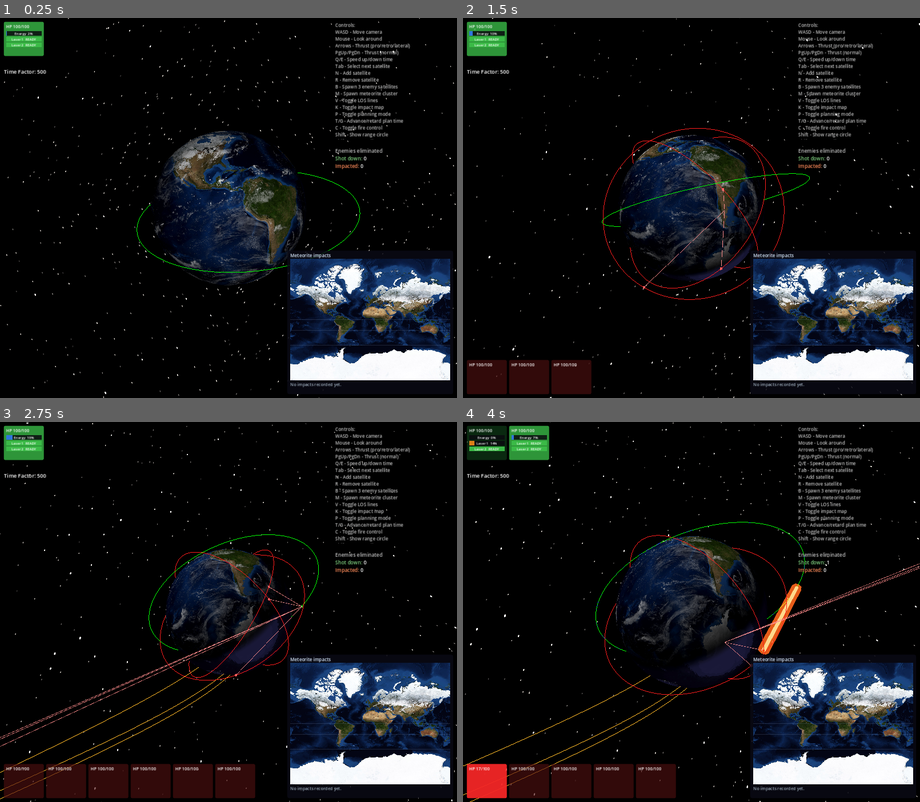
Above: before the commit, frames 1-4 (two rows, left to right).
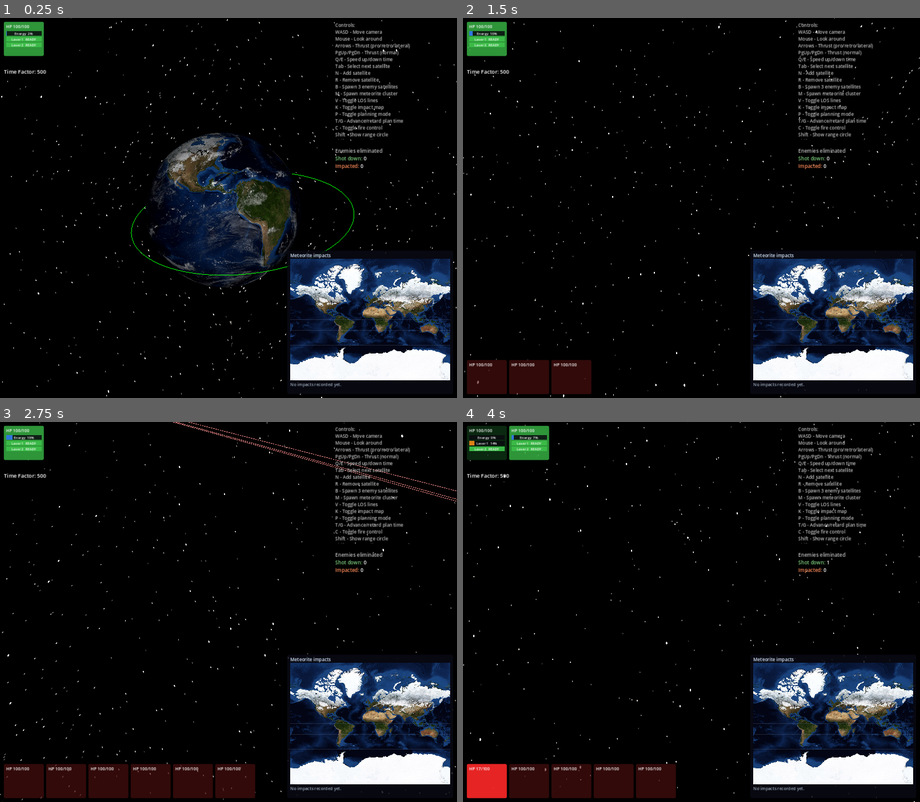
Above: after the commit, the same moments.

Repository: mellenburg/game
Game: Godot game, scene res://scenes/main.tscn
The game is run twice, just before and just after one commit, with the same random seed, the same clock (stepped at 60 frames per second) and the same inputs.
Inputs (mouse positions are in pixels of both pictures, inside the frame that each line leads up to):
- Up to frame 1 (0.25 s): no input
- Up to frame 2 (1.5 s): tap Enter at 0.5 s; move the mouse to (792, 189) at 0.52 s; hold D (move_right) 0.53-1.28 s; hold Shift 0.53-1.28 s; move the mouse to (600, 227) at 1.27 s; hold S (move_backward) from 1.28 s (still down); tap B (add_enemies) at 1.35 s
- Up to frame 3 (2.75 s): tap Shift at 1.55 s; move the mouse to (274, 528) at 2.02 s; release S (move_backward) at 2.03 s; hold D (move_right) from 2.03 s (still down); hold Shift from 2.03 s (still down); tap M (add_meteorites) at 2.1 s
- Up to frame 4 (4 s): move the mouse to (668, 688) at 2.77 s; release D (move_right) at 2.78 s; release Shift at 2.78 s; hold W (move_forward) 2.78-3.53 s; tap N (add_satellite) at 2.85 s; tap Shift at 3.05, 3.8 s; move the mouse to (828, 669) at 3.52 s; hold A (move_left) from 3.53 s (still down); hold T (planning_advance) from 3.53 s (still down)

The runs differ from the first frame. In frame 1, 5.8% of the frame differs, in the area x 0-100%, y 0-100%; in frame 2, 7.6%; in frame 3, 5.4%; in frame 4, 7.4%.

Commit message:
Camera: restore auto-orbit & FPS mouse-look, fix shift detection
- Phase auto-advances at AUTO_ORBIT_RATE whenever the player isn't
  scrubbing it with A/D, restoring the ambient drift around Earth.
- Re-enable FPS-style mouse-look (yaw/pitch absolute, captured cursor,
  ESC to release). Look angles ease back to look-at-Earth after
  RETURN_DELAY seconds of mouse idle.
- Shift detection now polls both KEY_SHIFT and the physical-key state,
  so Shift+D reliably decreases inclination (previously it sometimes
  fell through to the unshifted "rotate counterclockwise" branch).
- Double the imperative rates: USER_ANGULAR_RATE (TAU/15), RADIUS_RATE
  (0.6×default), INCLINATION_RATE_DEG (90).
- Per-modality idle timers blend radius / inclination back to defaults
  independently from the look idle timer.

Diff:
--- a/godot/scripts/orbit_camera.gd
+++ b/godot/scripts/orbit_camera.gd
@@ -1,6 +1,7 @@
 class_name OrbitCamera
 extends Camera3D
-## Camera driven by WASD along a default orbital path around Earth.
+## Camera that follows a default orbital path around Earth and lets the
+## player override it. Layout:
 ##
 ##   A / D            rotate clockwise / counterclockwise along the path
 ##                    (clockwise as viewed from world +Z).
@@ -8,12 +9,17 @@
 ##   Shift+W / Shift+D
 ##                    temporarily increase / decrease the orbit's
 ##                    inclination, pivoting the camera out of plane about
-##                    its current position (the line of nodes). After
-##                    INCLINATION_RETURN_DELAY seconds without
-##                    inclination input, the offset eases back to zero.
+##                    its current location (the line of nodes).
+##   Mouse            FPS-style free-look (when captured). ESC toggles
+##                    mouse capture.
 ##
-## All rates are tied to wall-clock delta — sim time_factor must not
-## influence camera motion. The camera always looks at the origin.
+## Each modality has its own idle timer; after RETURN_DELAY seconds with
+## no input on that modality, the offset eases back to the default
+## (radius → DEFAULT_ORBIT_RADIUS, inclination → 0, look angles → look-at-
+## Earth). The phase keeps advancing on its own at AUTO_ORBIT_RATE
+## whenever the player isn't pushing it, so the camera always drifts
+## around Earth when left alone. All rates use wall-clock delta — sim
+## time_factor must not influence camera motion.
 
 const EARTH_RADIUS_KM: float = 6371.0
 const SCENE_SCALE: float = 1.0 / 1000.0
@@ -22,64 +28,136 @@
 const MAX_ORBIT_RADIUS: float = 18.0 * EARTH_RADIUS_KM * SCENE_SCALE
 const ORBIT_TILT_DEG: float = 20.0
 
-const ANGULAR_RATE: float = TAU / 30.0  # rad/s of phase travel under hold
-const RADIUS_RATE: float = 0.3 * DEFAULT_ORBIT_RADIUS  # scene units / s
-const INCLINATION_RATE_DEG: float = 45.0  # deg/s while shift+W/D held
+const AUTO_ORBIT_RATE: float = TAU / 90.0  # rad/s, slow ambient drift
+const USER_ANGULAR_RATE: float = TAU / 15.0  # rad/s while A/D held
+const RADIUS_RATE: float = 0.6 * DEFAULT_ORBIT_RADIUS  # units/s while W/S
+const INCLINATION_RATE_DEG: float = 90.0  # deg/s while shift+W/D held
 const MAX_INCLINATION_DEG: float = 60.0
-const INCLINATION_RETURN_DELAY: float = 2.0
-const INCLINATION_BLEND_RATE: float = 3.0  # exponential approach (1/s)
+const MOUSE_SENSITIVITY: float = 0.15
+
+const RETURN_DELAY: float = 2.0
+const RETURN_BLEND_RATE: float = 3.0  # exponential approach (1/s)
 
 var world_up := Vector3(0.0, 0.0, 1.0)
+var mouse_captured: bool = true
+
+var yaw: float = 0.0
+var pitch: float = 0.0
 
 var _orbit_phase: float = 0.0
 var _orbit_radius: float = DEFAULT_ORBIT_RADIUS
 var _inclination_offset: float = 0.0
-var _inclination_idle_time: float = INCLINATION_RETURN_DELAY
+
+var _radius_idle: float = RETURN_DELAY
+var _inclination_idle: float = RETURN_DELAY
+var _look_idle: float = RETURN_DELAY
 
 
 func _ready() -> void:
 	near = 0.3
 	far = 700.0
-	Input.mouse_mode = Input.MOUSE_MODE_VISIBLE
-	_update_pose()
+	position = _orbit_position()
+	var yp := _yaw_pitch_facing_origin(position)
+	yaw = yp.x
+	pitch = yp.y
+	Input.mouse_mode = Input.MOUSE_MODE_CAPTURED
+	_apply_look()
+
+
+func _unhandled_input(event: InputEvent) -> void:
+	if event is InputEventMouseMotion and mouse_captured:
+		var motion := event as InputEventMouseMotion
+		if motion.relative != Vector2.ZERO:
+			yaw += motion.relative.x * MOUSE_SENSITIVITY
+			pitch -= motion.relative.y * MOUSE_SENSITIVITY
+			pitch = clampf(pitch, -89.0, 89.0)
+			_look_idle = 0.0
+		return
+
+	if event is InputEventKey:
+		var key := event as InputEventKey
+		if key.pressed and key.keycode == KEY_ESCAPE:
+			mouse_captured = not mouse_captured
+			Input.mouse_mode = (
+				Input.MOUSE_MODE_CAPTURED if mouse_captured
+				else Input.MOUSE_MODE_VISIBLE
+			)
 
 
 func process_movement(delta: float) -> void:
-	var shift := Input.is_key_pressed(KEY_SHIFT)
+	# Detect Shift via both keycode and physical-key polling so the
+	# modifier is picked up regardless of layout / left-vs-right key.
+	var shift := (
+		Input.is_key_pressed(KEY_SHIFT)
+		or Input.is_physical_key_pressed(KEY_SHIFT)
+	)
 	var incl_step := deg_to_rad(INCLINATION_RATE_DEG) * delta
+
+	var phase_input := false
+	var radius_input := false
 	var inclination_input := false
 
 	if Input.is_action_pressed("move_left"):
-		_orbit_phase -= ANGULAR_RATE * delta
+		_orbit_phase -= USER_ANGULAR_RATE * delta
+		phase_input = true
 	if Input.is_action_pressed("move_right"):
 		if shift:
 			_inclination_offset -= incl_step
 			inclination_input = true
 		else:
-			_orbit_phase += ANGULAR_RATE * delta
+			_orbit_phase += USER_ANGULAR_RATE * delta
+			phase_input = true
 	if Input.is_action_pressed("move_forward"):
 		if shift:
 			_inclination_offset += incl_step
 			inclination_input = true
 		else:
 			_orbit_radius -= RADIUS_RATE * delta
+			radius_input = true
 	if Input.is_action_pressed("move_backward"):
 		_orbit_radius += RADIUS_RATE * delta
-
+		radius_input = true
+
+	# Phase auto-advances unless the player is actively scrubbing it.
+	if not phase_input:
+		_orbit_phase += AUTO_ORBIT_RATE * delta
 	_orbit_phase = fposmod(_orbit_phase, TAU)
+
+	# Radius: hold user-set value briefly, then ease back to default.
+	if radius_input:
+		_radius_idle = 0.0
+	else:
+		_radius_idle += delta
+		if _radius_idle >= RETURN_DELAY:
+			var t := clampf(RETURN_BLEND_RATE * delta, 0.0, 1.0)
+			_orbit_radius = lerpf(_orbit_radius, DEFAULT_ORBIT_RADIUS, t)
 	_orbit_radius = clampf(_orbit_radius, MIN_ORBIT_RADIUS, MAX_ORBIT_RADIUS)
-	var incl_max := deg_to_rad(MAX_INCLINATION_DEG)
-	_inclination_offset = clampf(_inclination_offset, -incl_max, incl_max)
-
+
+	# Inclination offset: same idle/return treatment.
 	if inclination_input:
-		_inclination_idle_time = 0.0
+		_inclination_idle = 0.0
 	else:
-		_inclination_idle_time += delta
-		if _inclination_idle_time >= INCLINATION_RETURN_DELAY:
-			var t := clampf(INCLINATION_BLEND_RATE * delta, 0.0, 1.0)
+		_inclination_idle += delta
+		if _inclination_idle >= RETURN_DELAY:
+			var t := clampf(RETURN_BLEND_RATE * delta, 0.0, 1.0)
 			_inclination_offset = lerpf(_inclination_offset, 0.0, t)
-
-	_update_pose()
+	var max_incl := deg_to_rad(MAX_INCLINATION_DEG)
+	_inclination_offset = clampf(_inclination_offset, -max_incl, max_incl)
+
+	position = _orbit_position()
+
+	# Look angles: blend yaw/pitch back to look-at-Earth after the player
+	# has stopped moving the mouse for RETURN_DELAY seconds. Until then
+	# the user's free-look stays put.
+	_look_idle += delta
+	if _look_idle >= RETURN_DELAY:
+		var target_yp := _yaw_pitch_facing_origin(position)
+		var t := clampf(RETURN_BLEND_RATE * delta, 0.0, 1.0)
+		var yaw_rad := lerp_angle(deg_to_rad(yaw), deg_to_rad(target_yp.x), t)
+		yaw = rad_to_deg(yaw_rad)
+		pitch = lerpf(pitch, target_yp.y, t)
+
+	_apply_look()
 
 
 func _orbit_position() -> Vector3:
@@ -93,21 +171,33 @@
 	)
 	if absf(_inclination_offset) < 1.0e-6:
 		return p_base
-	# Rotate the camera about the orbital tangent through the origin —
-	# treating its current location as the line of nodes, this tilts the
-	# orbit plane while preserving the camera-to-Earth distance. Negate
-	# the angle so a positive offset lifts the camera toward world +Z.
+	# Rotate about the orbital tangent through the origin — the camera's
+	# current location acts as the line of nodes, so |position| stays
+	# constant. Negate the angle so a positive offset lifts toward +Z.
 	var tangent := Vector3(-s, c * cos(tilt), c * sin(tilt)).normalized()
 	return p_base.rotated(tangent, -_inclination_offset)
 
 
-func _update_pose() -> void:
-	position = _orbit_position()
-	if position.length_squared() < 1.0e-6:
-		return
+func _yaw_pitch_facing_origin(pos: Vector3) -> Vector2:
+	if pos.length_squared() < 1.0e-12:
+		return Vector2(yaw, pitch)
+	var f := -pos.normalized()
+	var p_deg := rad_to_deg(asin(clampf(f.z, -1.0, 1.0)))
+	var y_deg := rad_to_deg(atan2(-f.y, f.x))
+	return Vector2(y_deg, p_deg)
+
+
+func _apply_look() -> void:
+	var yr := deg_to_rad(yaw)
+	var pr := deg_to_rad(pitch)
+	var front := Vector3(
+		cos(yr) * cos(pr),
+		sin(-yr) * cos(pr),
+		sin(pr),
+	).normalized()
 	var up := world_up
-	# look_at degenerates if the up vector is parallel to the view
-	# direction. Pick a fallback when the camera is near the world pole.
-	if absf(position.normalized().dot(up)) > 0.999:
+	if absf(front.dot(up)) > 0.999:
 		up = Vector3(1.0, 0.0, 0.0)
-	look_at(Vector3.ZERO, up)
+	var target := position + front
+	if position.distance_to(target) > 1.0e-4:
+		look_at(target, up)
